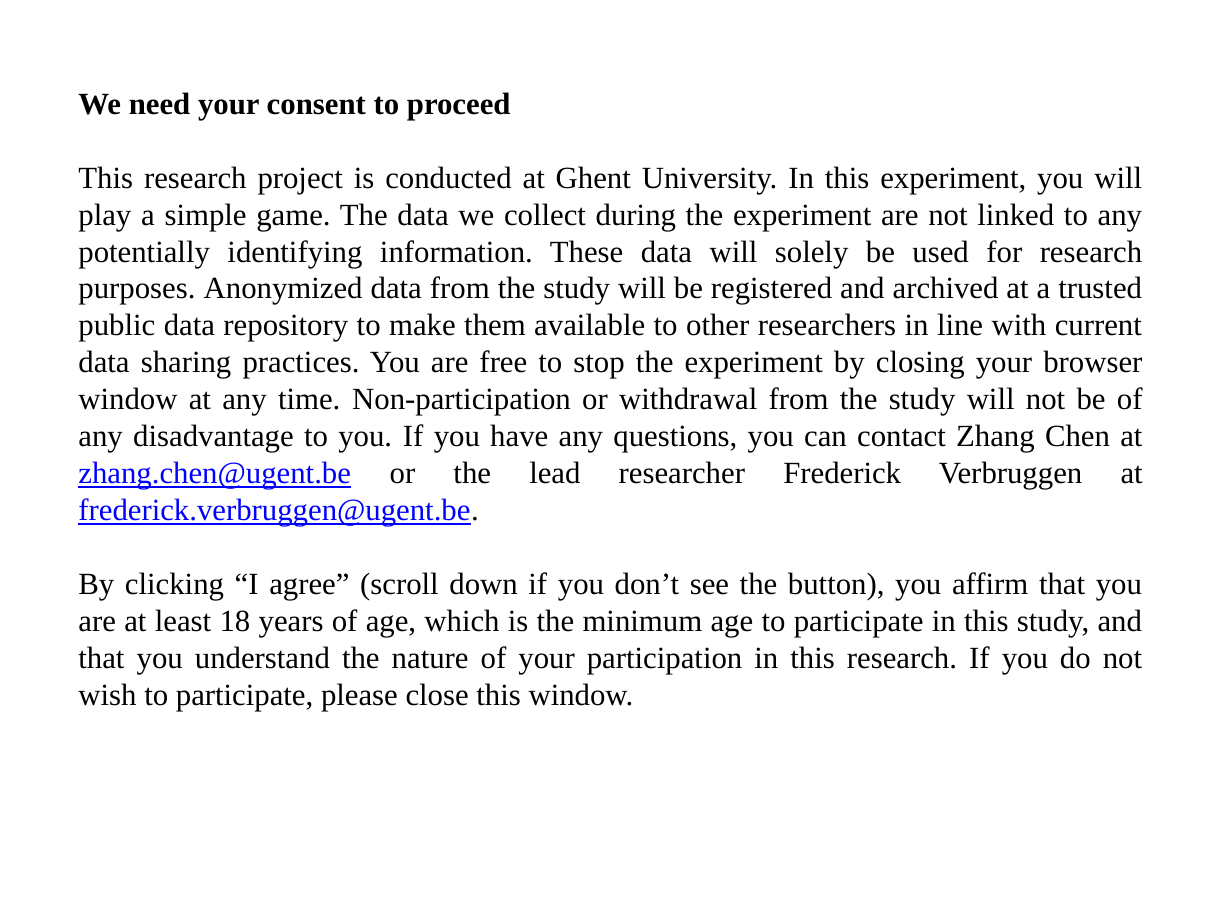
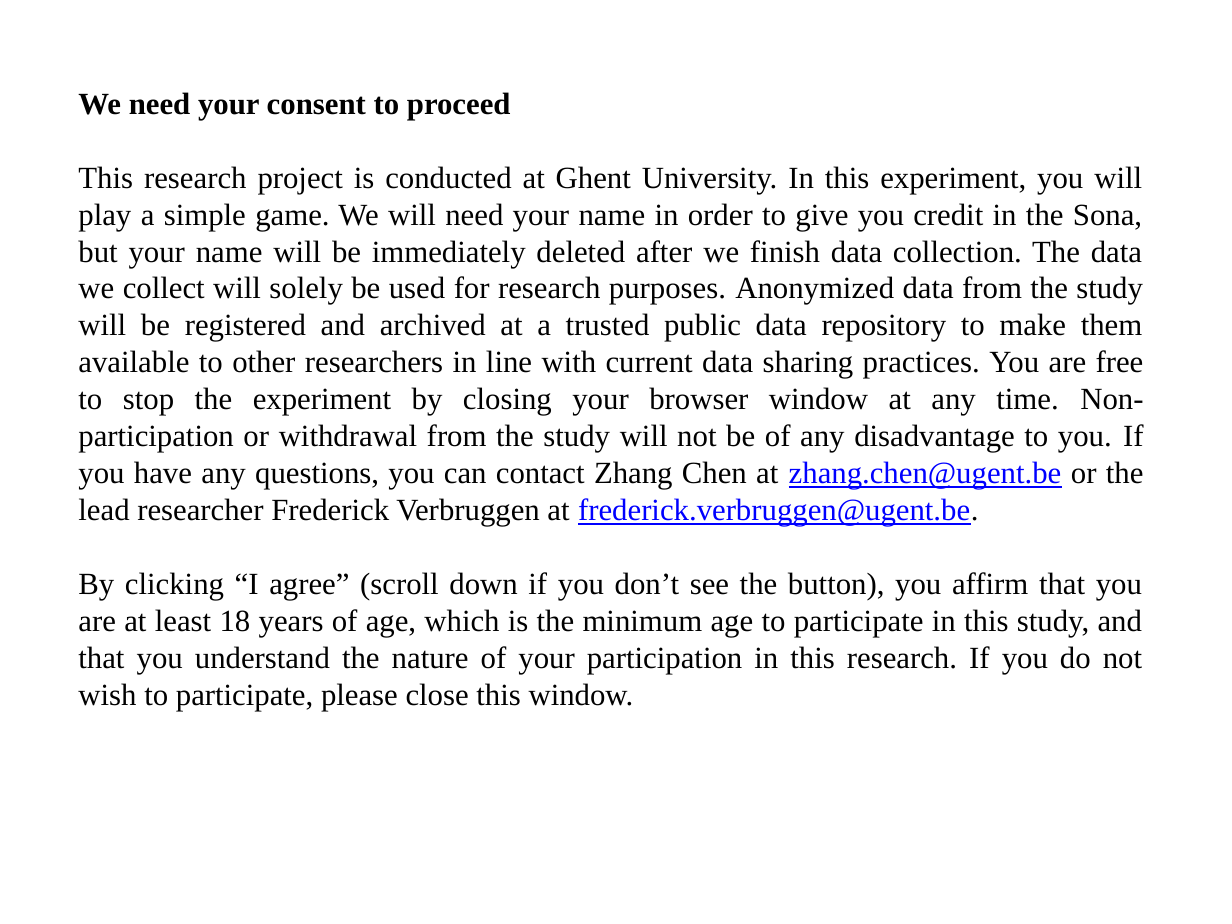
Before and after one commit to ZhangChen1991/PauseForThought, a slide deck: slide 1 of Exp1/code/experiment/Instructions.pptx. Drawn at 1232x924 pixels with LibreOffice and Linux fonts; fonts in the diff are those of the drawing. Boxes give left, top, right and bottom in pixels: in the first picture for what was removed or moved away, otherwise in the second. Text is boxed around its words. In the diff, an @@ line names an element or a change of style, - is before the commit and + after.

```diff
--- a/Exp1/code/experiment/Instructions.pptx
+++ b/Exp1/code/experiment/Instructions.pptx
@@ text at (x1=78, y1=166, x2=1144, y2=526): text changed @@
-This research project is conducted at Ghent University. In this experiment, you will play a simple game. The data we collect during the experiment are not linked to any potentially identifying information. These data will solely be used for research purposes. Anonymized data from the study will be registered and archived at a trusted public data repository to make them available to other researchers in line with current data sharing practices. You are free to stop the experiment by closing your browser window at any time. Non-participation or withdrawal from the study will not be of any disadvantage to you. If you have any questions, you can contact Zhang Chen at zhang.chen@ugent.be or the lead researcher Frederick Verbruggen at frederick.verbruggen@ugent.be.
+This research project is conducted at Ghent University. In this experiment, you will play a simple game. We will need your name in order to give you credit in the Sona, but your name will be immediately deleted after we finish data collection. The data we collect will solely be used for research purposes. Anonymized data from the study will be registered and archived at a trusted public data repository to make them available to other researchers in line with current data sharing practices. You are free to stop the experiment by closing your browser window at any time. Non-participation or withdrawal from the study will not be of any disadvantage to you. If you have any questions, you can contact Zhang Chen at zhang.chen@ugent.be or the lead researcher Frederick Verbruggen at frederick.verbruggen@ugent.be.
```
Also in this commit, not shown: 3 other files.
